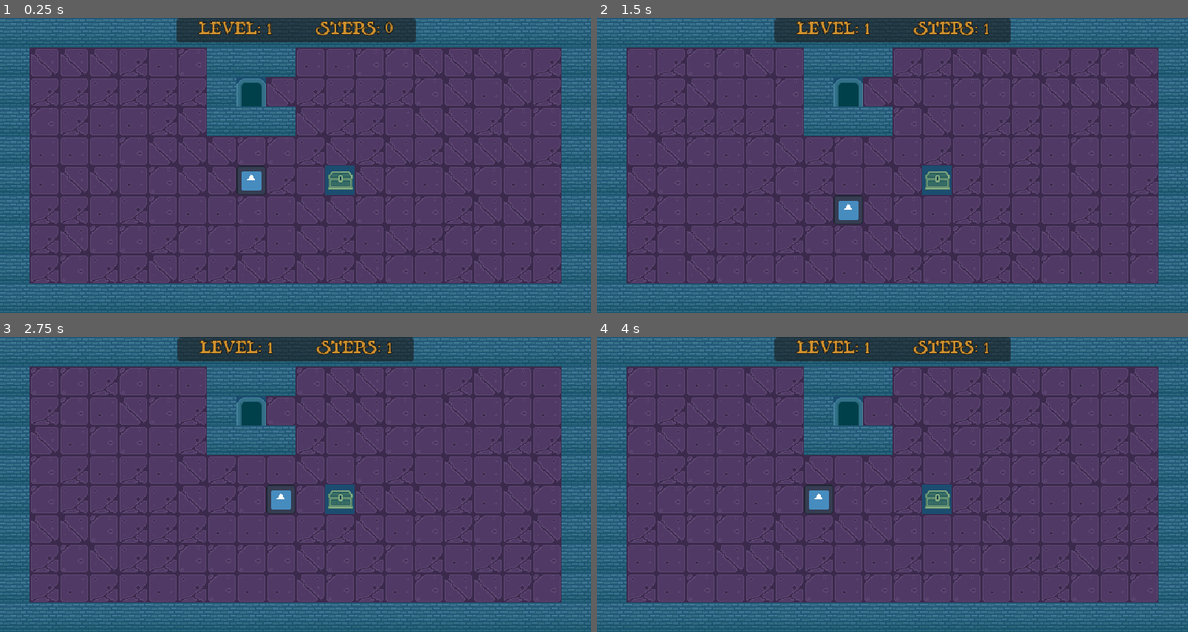
Above: before the commit, frames 1-4 (two rows, left to right).
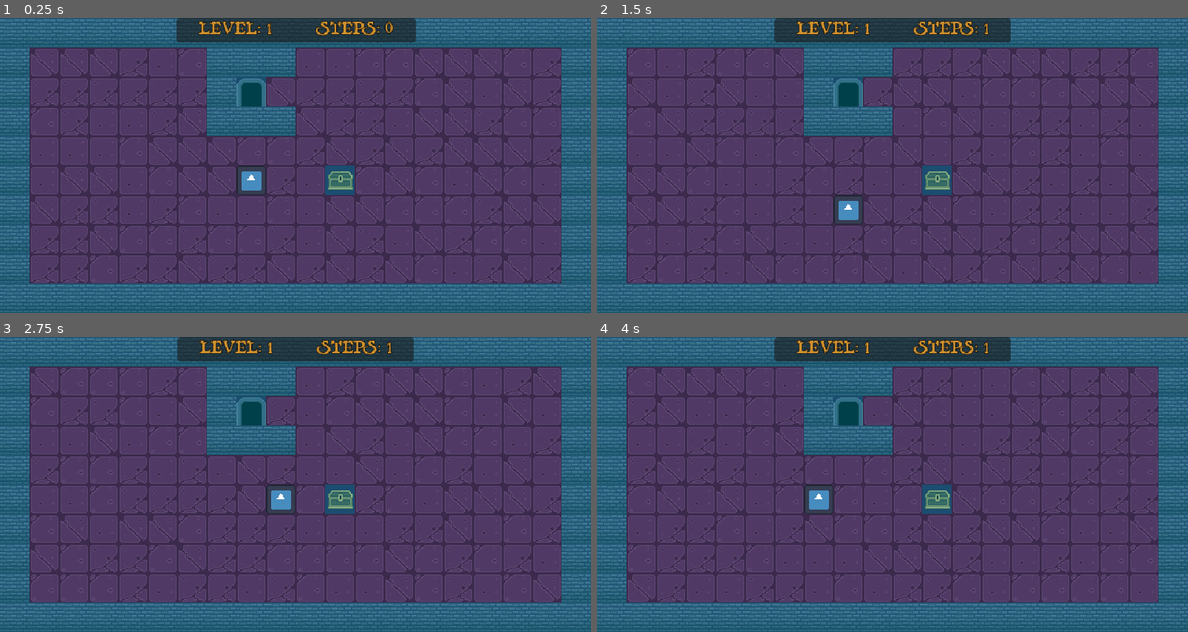
Above: after the commit, the same moments.

Repository: rdoetjes/pirateban
Game: Godot game, scene res://Game.tscn
Same seed, same stepped clock (60 frames per second), same inputs: the game is played once before the commit and once after it. The engine's default icon, where the game draws it, is replaced by a stand-in: a white triangle on a blue panel in a dark square.
Inputs:
- Up to frame 1 (0.25 s): no input
- Up to frame 2 (1.5 s): tap Enter at 0.5 s; hold Right (ui_right) 0.53-1.28 s; tap R (restart) at 1.25 s; hold Down (ui_down) from 1.28 s (still down)
- Up to frame 3 (2.75 s): tap R (restart) at 2 s; release Down (ui_down) at 2.03 s; hold Right (ui_right) from 2.03 s (still down)
- Up to frame 4 (4 s): tap R (restart) at 2.75, 3.5 s; release Right (ui_right) at 2.78 s; hold Up (ui_up) 2.78-3.53 s; hold Left (ui_left) from 3.53 s (still down)

The runs differ from the first frame. In frame 1, 0.9% of the frame differs, in the area x 0-100%, y 50-100%; in frame 2, 1.7%; in frame 3, 2.0%, in the area x 0-100%, y 0-100%; in frame 4, 1.8%.

Commit message:
added raycast collision

Diff:
--- a/Game.gd
+++ b/Game.gd
@@ -1,7 +1,7 @@
 extends Node2D
 
 static var level: int = 1
-static var steps: int = -1
+static var steps: int = 0
 static var PlayField: TileMap
 static var Player: Area2D
 
@@ -22,7 +22,7 @@
 	return f
 
 func read_level() -> void:
-	steps = -1
+	steps = 0
 	var x: int = 0
 	var y: int = 0
 	var wall_tiles = [Vector2i(1,1), Vector2i(2,1), Vector2i(3,1), Vector2i(4,1)]
@@ -39,10 +39,10 @@
 				'W':
 					PlayField.set_cell(0, Vector2i(x, y), 0, wall_tiles.pick_random())
 				"D":
-					PlayField.set_cell(0, Vector2i(x, y), 0, Vector2i(6,4))
+					PlayField.set_cell(0, Vector2i(x, y), 1, Vector2i(6,4))
 				"T":
-					PlayField.set_cell(0, Vector2i(x, y), 0, empty_tiles.pick_random())
-					PlayField.set_cell(0, Vector2i(x, y), 0, Vector2i(6,2))
+					#PlayField.set_cell(0, Vector2i(x, y), 0, empty_tiles.pick_random())
+					PlayField.set_cell(0, Vector2i(x, y), 1, Vector2i(6,2))
 				"P":
 					PlayField.set_cell(0, Vector2i(x, y), 0, empty_tiles.pick_random())
 					Player.set_grid_position(Vector2i(x, y), false)
--- a/Game.tscn
+++ b/Game.tscn
@@ -6,9 +6,33 @@
 [ext_resource type="FontFile" uid="uid://ds4svq3pxxvdv" path="res://fonts/Treasuremap-Ea1vj.ttf" id="3_smxhm"]
 [ext_resource type="AudioStream" uid="uid://m2vc1y3vgl56" path="res://songs/pirate-music-14288.mp3" id="5_mm7s5"]
 
-[sub_resource type="TileSetAtlasSource" id="TileSetAtlasSource_yh3eh"]
+[sub_resource type="TileSetAtlasSource" id="TileSetAtlasSource_37i2f"]
 texture = ExtResource("1_ahwdc")
 texture_region_size = Vector2i(32, 32)
+0:0/0 = 0
+0:0/0/physics_layer_0/linear_velocity = Vector2(0, 0)
+0:0/0/physics_layer_0/angular_velocity = 0.0
+1:0/0 = 0
+1:0/0/physics_layer_0/linear_velocity = Vector2(0, 0)
+1:0/0/physics_layer_0/angular_velocity = 0.0
+2:0/0 = 0
+2:0/0/physics_layer_0/linear_velocity = Vector2(0, 0)
+2:0/0/physics_layer_0/angular_velocity = 0.0
+3:0/0 = 0
+3:0/0/physics_layer_0/linear_velocity = Vector2(0, 0)
+3:0/0/physics_layer_0/angular_velocity = 0.0
+4:0/0 = 0
+4:0/0/physics_layer_0/linear_velocity = Vector2(0, 0)
+4:0/0/physics_layer_0/angular_velocity = 0.0
+5:0/0 = 0
+5:0/0/physics_layer_0/linear_velocity = Vector2(0, 0)
+5:0/0/physics_layer_0/angular_velocity = 0.0
+6:0/0 = 0
+6:0/0/physics_layer_0/linear_velocity = Vector2(0, 0)
+6:0/0/physics_layer_0/angular_velocity = 0.0
+0:1/0 = 0
+0:1/0/physics_layer_0/linear_velocity = Vector2(0, 0)
+0:1/0/physics_layer_0/angular_velocity = 0.0
 1:1/0 = 0
 1:1/0/physics_layer_0/linear_velocity = Vector2(0, 0)
 1:1/0/physics_layer_0/angular_velocity = 0.0
@@ -28,6 +52,12 @@
 5:1/0 = 0
 5:1/0/physics_layer_0/linear_velocity = Vector2(0, 0)
 5:1/0/physics_layer_0/angular_velocity = 0.0
+6:1/0 = 0
+6:1/0/physics_layer_0/linear_velocity = Vector2(0, 0)
+6:1/0/physics_layer_0/angular_velocity = 0.0
+0:2/0 = 0
+0:2/0/physics_layer_0/linear_velocity = Vector2(0, 0)
+0:2/0/physics_layer_0/angular_velocity = 0.0
 1:2/0 = 0
 1:2/0/physics_layer_0/linear_velocity = Vector2(0, 0)
 1:2/0/physics_layer_0/angular_velocity = 0.0
@@ -43,10 +73,15 @@
 5:2/0 = 0
 5:2/0/physics_layer_0/linear_velocity = Vector2(0, 0)
 5:2/0/physics_layer_0/angular_velocity = 0.0
+6:2/0 = 0
+6:2/0/physics_layer_0/linear_velocity = Vector2(0, 0)
+6:2/0/physics_layer_0/angular_velocity = 0.0
+0:3/0 = 0
+0:3/0/physics_layer_0/linear_velocity = Vector2(0, 0)
+0:3/0/physics_layer_0/angular_velocity = 0.0
 1:3/0 = 0
 1:3/0/physics_layer_0/linear_velocity = Vector2(0, 0)
 1:3/0/physics_layer_0/angular_velocity = 0.0
-1:3/0/physics_layer_0/polygon_0/points = PackedVector2Array(-16, -16, 16, -16, 16, 16, -16, 16)
 2:3/0 = 0
 2:3/0/physics_layer_0/linear_velocity = Vector2(0, 0)
 2:3/0/physics_layer_0/angular_velocity = 0.0
@@ -59,6 +94,12 @@
 5:3/0 = 0
 5:3/0/physics_layer_0/linear_velocity = Vector2(0, 0)
 5:3/0/physics_layer_0/angular_velocity = 0.0
+6:3/0 = 0
+6:3/0/physics_layer_0/linear_velocity = Vector2(0, 0)
+6:3/0/physics_layer_0/angular_velocity = 0.0
+0:4/0 = 0
+0:4/0/physics_layer_0/linear_velocity = Vector2(0, 0)
+0:4/0/physics_layer_0/angular_velocity = 0.0
 1:4/0 = 0
 1:4/0/physics_layer_0/linear_velocity = Vector2(0, 0)
 1:4/0/physics_layer_0/angular_velocity = 0.0
@@ -74,36 +115,61 @@
 5:4/0 = 0
 5:4/0/physics_layer_0/linear_velocity = Vector2(0, 0)
 5:4/0/physics_layer_0/angular_velocity = 0.0
+6:4/0 = 0
+6:4/0/physics_layer_0/linear_velocity = Vector2(0, 0)
+6:4/0/physics_layer_0/angular_velocity = 0.0
+0:5/0 = 0
+0:5/0/physics_layer_0/linear_velocity = Vector2(0, 0)
+0:5/0/physics_layer_0/angular_velocity = 0.0
 1:5/0 = 0
 1:5/0/physics_layer_0/linear_velocity = Vector2(0, 0)
 1:5/0/physics_layer_0/angular_velocity = 0.0
 2:5/0 = 0
 2:5/0/physics_layer_0/linear_velocity = Vector2(0, 0)
 2:5/0/physics_layer_0/angular_velocity = 0.0
-3:5/0 = 0
-3:5/0/physics_layer_0/linear_velocity = Vector2(0, 0)
-3:5/0/physics_layer_0/angular_velocity = 0.0
 4:5/0 = 0
 4:5/0/physics_layer_0/linear_velocity = Vector2(0, 0)
 4:5/0/physics_layer_0/angular_velocity = 0.0
 5:5/0 = 0
 5:5/0/physics_layer_0/linear_velocity = Vector2(0, 0)
 5:5/0/physics_layer_0/angular_velocity = 0.0
+6:5/0 = 0
+6:5/0/physics_layer_0/linear_velocity = Vector2(0, 0)
+6:5/0/physics_layer_0/angular_velocity = 0.0
+0:6/0 = 0
+0:6/0/physics_layer_0/linear_velocity = Vector2(0, 0)
+0:6/0/physics_layer_0/angular_velocity = 0.0
 1:6/0 = 0
 1:6/0/physics_layer_0/linear_velocity = Vector2(0, 0)
 1:6/0/physics_layer_0/angular_velocity = 0.0
 2:6/0 = 0
 2:6/0/physics_layer_0/linear_velocity = Vector2(0, 0)
 2:6/0/physics_layer_0/angular_velocity = 0.0
-3:6/0 = 0
-3:6/0/physics_layer_0/linear_velocity = Vector2(0, 0)
-3:6/0/physics_layer_0/angular_velocity = 0.0
 4:6/0 = 0
 4:6/0/physics_layer_0/linear_velocity = Vector2(0, 0)
 4:6/0/physics_layer_0/angular_velocity = 0.0
 5:6/0 = 0
 5:6/0/physics_layer_0/linear_velocity = Vector2(0, 0)
 5:6/0/physics_layer_0/angular_velocity = 0.0
+6:6/0 = 0
+6:6/0/physics_layer_0/linear_velocity = Vector2(0, 0)
+6:6/0/physics_layer_0/angular_velocity = 0.0
+0:7/0 = 0
+0:7/0/physics_layer_0/linear_velocity = Vector2(0, 0)
+0:7/0/physics_layer_0/angular_velocity = 0.0
+1:7/0 = 0
+1:7/0/physics_layer_0/linear_velocity = Vector2(0, 0)
+1:7/0/physics_layer_0/angular_velocity = 0.0
+2:7/0 = 0
+2:7/0/physics_layer_0/linear_velocity = Vector2(0, 0)
+2:7/0/physics_layer_0/angular_velocity = 0.0
+3:5/0 = 0
+3:5/0/physics_layer_0/linear_velocity = Vector2(0, 0)
+3:5/0/physics_layer_0/angular_velocity = 0.0
+
+[sub_resource type="TileSetAtlasSource" id="TileSetAtlasSource_m13oh"]
+texture = ExtResource("1_ahwdc")
+texture_region_size = Vector2i(32, 32)
 0:0/0 = 0
 0:0/0/physics_layer_0/linear_velocity = Vector2(0, 0)
 0:0/0/physics_layer_0/angular_velocity = 0.0
@@ -122,40 +188,146 @@
 5:0/0 = 0
 5:0/0/physics_layer_0/linear_velocity = Vector2(0, 0)
 5:0/0/physics_layer_0/angular_velocity = 0.0
+6:0/0 = 0
+6:0/0/physics_layer_0/linear_velocity = Vector2(0, 0)
+6:0/0/physics_layer_0/angular_velocity = 0.0
 0:1/0 = 0
 0:1/0/physics_layer_0/linear_velocity = Vector2(0, 0)
 0:1/0/physics_layer_0/angular_velocity = 0.0
+1:1/0 = 0
+1:1/0/physics_layer_0/linear_velocity = Vector2(0, 0)
+1:1/0/physics_layer_0/angular_velocity = 0.0
+2:1/0 = 0
+2:1/0/physics_layer_0/linear_velocity = Vector2(0, 0)
+2:1/0/physics_layer_0/angular_velocity = 0.0
+3:1/0 = 0
+3:1/0/physics_layer_0/linear_velocity = Vector2(0, 0)
+3:1/0/physics_layer_0/angular_velocity = 0.0
+4:1/0 = 0
+4:1/0/physics_layer_0/linear_velocity = Vector2(0, 0)
+4:1/0/physics_layer_0/angular_velocity = 0.0
+5:1/0 = 0
+5:1/0/physics_layer_0/linear_velocity = Vector2(0, 0)
+5:1/0/physics_layer_0/angular_velocity = 0.0
+6:1/0 = 0
+6:1/0/physics_layer_0/linear_velocity = Vector2(0, 0)
+6:1/0/physics_layer_0/angular_velocity = 0.0
 0:2/0 = 0
 0:2/0/physics_layer_0/linear_velocity = Vector2(0, 0)
 0:2/0/physics_layer_0/angular_velocity = 0.0
-0:3/0 = 0
-0:3/0/physics_layer_0/linear_velocity = Vector2(0, 0)
-0:3/0/physics_layer_0/angular_velocity = 0.0
-0:4/0 = 0
-0:4/0/physics_layer_0/linear_velocity = Vector2(0, 0)
-0:4/0/physics_layer_0/angular_velocity = 0.0
-0:5/0 = 0
-0:5/0/physics_layer_0/linear_velocity = Vector2(0, 0)
-0:5/0/physics_layer_0/angular_velocity = 0.0
-0:6/0 = 0
-0:6/0/physics_layer_0/linear_velocity = Vector2(0, 0)
-0:6/0/physics_layer_0/angular_velocity = 0.0
-6:0/0 = 0
-6:0/0/physics_layer_0/linear_velocity = Vector2(0, 0)
-6:0/0/physics_layer_0/angular_velocity = 0.0
+1:2/0 = 0
+1:2/0/physics_layer_0/linear_velocity = Vector2(0, 0)
+1:2/0/physics_layer_0/angular_velocity = 0.0
+2:2/0 = 0
+2:2/0/physics_layer_0/linear_velocity = Vector2(0, 0)
+2:2/0/physics_layer_0/angular_velocity = 0.0
+3:2/0 = 0
+3:2/0/physics_layer_0/linear_velocity = Vector2(0, 0)
+3:2/0/physics_layer_0/angular_velocity = 0.0
+4:2/0 = 0
+4:2/0/physics_layer_0/linear_velocity = Vector2(0, 0)
+4:2/0/physics_layer_0/angular_velocity = 0.0
+5:2/0 = 0
+5:2/0/physics_layer_0/linear_velocity = Vector2(0, 0)
+5:2/0/physics_layer_0/angular_velocity = 0.0
 6:2/0 = 0
 6:2/0/physics_layer_0/linear_velocity = Vector2(0, 0)
 6:2/0/physics_layer_0/angular_velocity = 0.0
 6:2/0/physics_layer_0/polygon_0/points = PackedVector2Array(-16, -16, 16, -16, 16, 16, -16, 16)
+0:3/0 = 0
+0:3/0/physics_layer_0/linear_velocity = Vector2(0, 0)
+0:3/0/physics_layer_0/angular_velocity = 0.0
+1:3/0 = 0
+1:3/0/physics_layer_0/linear_velocity = Vector2(0, 0)
+1:3/0/physics_layer_0/angular_velocity = 0.0
+2:3/0 = 0
+2:3/0/physics_layer_0/linear_velocity = Vector2(0, 0)
+2:3/0/physics_layer_0/angular_velocity = 0.0
+3:3/0 = 0
+3:3/0/physics_layer_0/linear_velocity = Vector2(0, 0)
+3:3/0/physics_layer_0/angular_velocity = 0.0
+4:3/0 = 0
+4:3/0/physics_layer_0/linear_velocity = Vector2(0, 0)
+4:3/0/physics_layer_0/angular_velocity = 0.0
+5:3/0 = 0
+5:3/0/physics_layer_0/linear_velocity = Vector2(0, 0)
+5:3/0/physics_layer_0/angular_velocity = 0.0
+6:3/0 = 0
+6:3/0/physics_layer_0/linear_velocity = Vector2(0, 0)
+6:3/0/physics_layer_0/angular_velocity = 0.0
+0:4/0 = 0
+0:4/0/physics_layer_0/linear_velocity = Vector2(0, 0)
+0:4/0/physics_layer_0/angular_velocity = 0.0
+1:4/0 = 0
+1:4/0/physics_layer_0/linear_velocity = Vector2(0, 0)
+1:4/0/physics_layer_0/angular_velocity = 0.0
+2:4/0 = 0
+2:4/0/physics_layer_0/linear_velocity = Vector2(0, 0)
+2:4/0/physics_layer_0/angular_velocity = 0.0
+3:4/0 = 0
+3:4/0/physics_layer_0/linear_velocity = Vector2(0, 0)
+3:4/0/physics_layer_0/angular_velocity = 0.0
+4:4/0 = 0
+4:4/0/physics_layer_0/linear_velocity = Vector2(0, 0)
+4:4/0/physics_layer_0/angular_velocity = 0.0
+5:4/0 = 0
+5:4/0/physics_layer_0/linear_velocity = Vector2(0, 0)
+5:4/0/physics_layer_0/angular_velocity = 0.0
 6:4/0 = 0
 6:4/0/physics_layer_0/linear_velocity = Vector2(0, 0)
 6:4/0/physics_layer_0/angular_velocity = 0.0
 6:4/0/physics_layer_0/polygon_0/points = PackedVector2Array(-16, -16, 16, -16, 16, 16, -16, 16)
+0:5/0 = 0
+0:5/0/physics_layer_0/linear_velocity = Vector2(0, 0)
+0:5/0/physics_layer_0/angular_velocity = 0.0
+1:5/0 = 0
+1:5/0/physics_layer_0/linear_velocity = Vector2(0, 0)
+1:5/0/physics_layer_0/angular_velocity = 0.0
+2:5/0 = 0
+2:5/0/physics_layer_0/linear_velocity = Vector2(0, 0)
+2:5/0/physics_layer_0/angular_velocity = 0.0
+4:5/0 = 0
+4:5/0/physics_layer_0/linear_velocity = Vector2(0, 0)
+4:5/0/physics_layer_0/angular_velocity = 0.0
+5:5/0 = 0
+5:5/0/physics_layer_0/linear_velocity = Vector2(0, 0)
+5:5/0/physics_layer_0/angular_velocity = 0.0
+6:5/0 = 0
+6:5/0/physics_layer_0/linear_velocity = Vector2(0, 0)
+6:5/0/physics_layer_0/angular_velocity = 0.0
+0:6/0 = 0
+0:6/0/physics_layer_0/linear_velocity = Vector2(0, 0)
+0:6/0/physics_layer_0/angular_velocity = 0.0
+1:6/0 = 0
+1:6/0/physics_layer_0/linear_velocity = Vector2(0, 0)
+1:6/0/physics_layer_0/angular_velocity = 0.0
+2:6/0 = 0
+2:6/0/physics_layer_0/linear_velocity = Vector2(0, 0)
+2:6/0/physics_layer_0/angular_velocity = 0.0
+4:6/0 = 0
+4:6/0/physics_layer_0/linear_velocity = Vector2(0, 0)
+4:6/0/physics_layer_0/angular_velocity = 0.0
+5:6/0 = 0
+5:6/0/physics_layer_0/linear_velocity = Vector2(0, 0)
+5:6/0/physics_layer_0/angular_velocity = 0.0
+6:6/0 = 0
+6:6/0/physics_layer_0/linear_velocity = Vector2(0, 0)
+6:6/0/physics_layer_0/angular_velocity = 0.0
+0:7/0 = 0
+0:7/0/physics_layer_0/linear_velocity = Vector2(0, 0)
+0:7/0/physics_layer_0/angular_velocity = 0.0
+1:7/0 = 0
+1:7/0/physics_layer_0/linear_velocity = Vector2(0, 0)
+1:7/0/physics_layer_0/angular_velocity = 0.0
+2:7/0 = 0
+2:7/0/physics_layer_0/linear_velocity = Vector2(0, 0)
+2:7/0/physics_layer_0/angular_velocity = 0.0
 
 [sub_resource type="TileSet" id="TileSet_yvl2m"]
 tile_size = Vector2i(32, 32)
 physics_layer_0/collision_layer = 1
-sources/0 = SubResource("TileSetAtlasSource_yh3eh")
+sources/0 = SubResource("TileSetAtlasSource_37i2f")
+sources/1 = SubResource("TileSetAtlasSource_m13oh")
 
 [sub_resource type="Theme" id="Theme_tfcet"]
 default_font = ExtResource("3_smxhm")
@@ -177,11 +349,21 @@
 script = ExtResource("1_2dvqh")
 metadata/_edit_group_ = true
 
-[node name="PlayField" type="TileMap" parent="."]
+[node name="PlayField" type="TileMap" parent="." groups=["doors", "treasure", "walls"]]
+light_mask = 3
+visibility_layer = 3
 tile_set = SubResource("TileSet_yvl2m")
 cell_quadrant_size = 32
 collision_visibility_mode = 1
 format = 2
+layer_0/name = "walls"
+layer_1/name = "tressure"
+layer_1/enabled = true
+layer_1/modulate = Color(1, 1, 1, 1)
+layer_1/y_sort_enabled = false
+layer_1/y_sort_origin = 0
+layer_1/z_index = 0
+layer_1/tile_data = PackedInt32Array()
 
 [node name="Player" parent="." instance=ExtResource("2_70xan")]
 
--- a/Player.gd
+++ b/Player.gd
@@ -10,20 +10,16 @@
 func process_input()-> void:
 	if Input.is_action_just_pressed("ui_up"):
 		if (grid_pos.y > 0):
-			grid_pos.y -= 1
-			set_grid_position(grid_pos, true)
+			set_grid_position(Vector2i(grid_pos.x, grid_pos.y-1), true)
 	elif Input.is_action_just_pressed("ui_down"):
 		if (grid_pos.y < 9):
-			grid_pos.y += 1
-			set_grid_position(grid_pos, true)
+			set_grid_position(Vector2i(grid_pos.x, grid_pos.y+1), true)
 	elif Input.is_action_just_pressed("ui_left"):
 		if (grid_pos.x > 0):
-			grid_pos.x -= 1
-			set_grid_position(grid_pos, true)
+			set_grid_position(Vector2i(grid_pos.x-1, grid_pos.y), true)
 	elif Input.is_action_just_pressed("ui_right"):
 		if (grid_pos.x < 19):
-			grid_pos.x += 1
-			set_grid_position(grid_pos, true)
+			set_grid_position(Vector2i(grid_pos.x+1,grid_pos.y), true)
 
 	elif Input.is_action_just_pressed("restart"):
 		get_parent().read_level()
@@ -33,8 +29,7 @@
 
 # Called every frame. 'delta' is the elapsed time since the previous frame.
 func _process(_delta) -> void:
-	if enable_input:
-		process_input()
+	pass
 
 func enable_game_input() -> void:
 	enable_input = true
@@ -44,11 +39,21 @@
 
 func set_grid_position(new_pos : Vector2i, use_tween: bool) -> void:
 	if use_tween:
-		disable_game_input()
-		var tween = create_tween()
-		tween.connect("finished", enable_game_input)
-		tween.tween_property($Sprite2D, "position", Vector2(new_pos.x*32+16, new_pos.y*32+16), 0.15)
+		var space_state = get_world_2d().direct_space_state
+		var query = PhysicsRayQueryParameters2D.create($Sprite2D.position, Vector2(new_pos.x*32+16, new_pos.y*32+16),1)
+		var result = space_state.intersect_ray(query)
+		if result.is_empty():
+			disable_game_input()
+			var tween = create_tween()
+			tween.connect("finished", enable_game_input)
+			tween.tween_property($Sprite2D, "position", Vector2(new_pos.x*32+16, new_pos.y*32+16), 0.15)
+			get_parent().add_step()
+			grid_pos = new_pos
 	else:
 		$Sprite2D.position = Vector2(new_pos.x*32+16, new_pos.y*32+16)
-	grid_pos = new_pos
-	get_parent().add_step()
+		grid_pos = new_pos
+
+
+func _physics_process(_delta):
+	if enable_input:
+		process_input()
Not shown: 1 places in Game.tscn that only renumber resources
